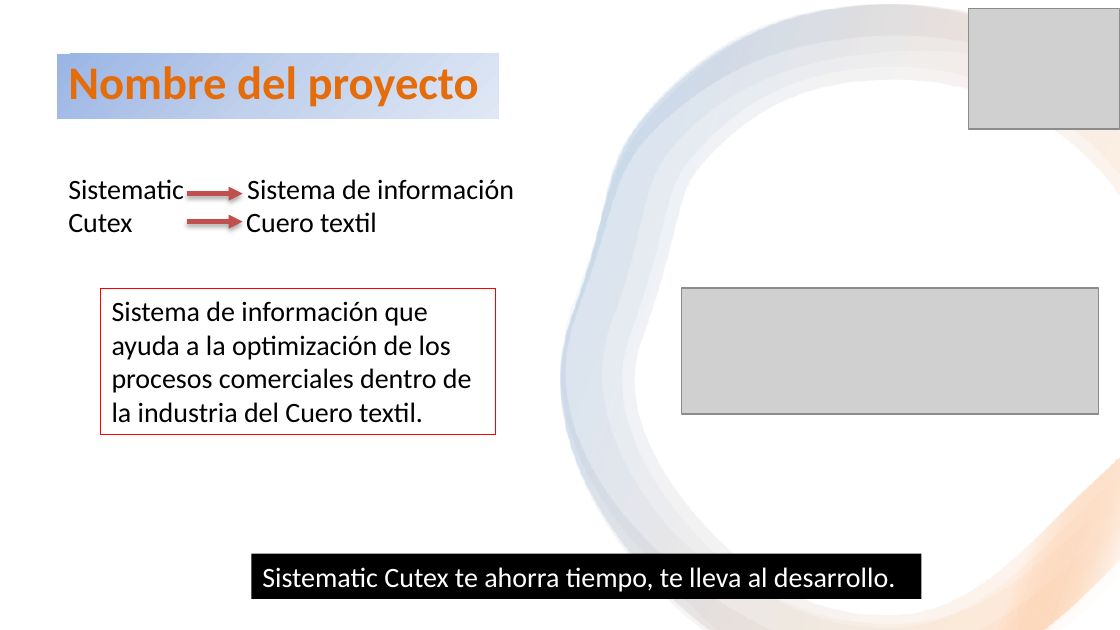
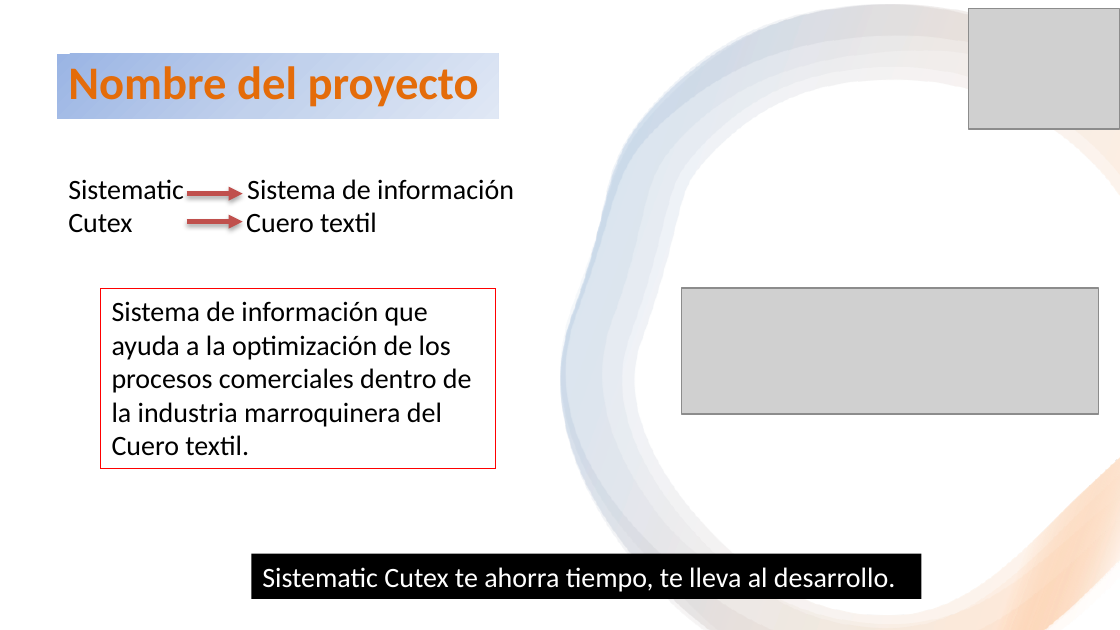
Before and after one commit to kamor31232/Proyecto_adsi, a slide deck: slide 2 of App/app_documentacion/1er_trimestre/1_proyecto/1_1_1_presentacion_proyecto.pptx. Drawn at 1120x630 pixels with LibreOffice and Linux fonts; fonts in the diff are those of the drawing; grey boxes stand for pictures. Boxes give left, top, right and bottom in pixels: in the first picture for what was removed or moved away, otherwise in the second. Text is boxed around its words. In the diff, an @@ line names an element or a change of style, - is before the commit and + after.

```diff
--- a/App/app_documentacion/1er_trimestre/1_proyecto/1_1_1_presentacion_proyecto.pptx
+++ b/App/app_documentacion/1er_trimestre/1_proyecto/1_1_1_presentacion_proyecto.pptx
@@ rectangle "Sistema de información que ayuda ...": place and size @@
-rectangle "Sistema de información que ayuda ..." at <box>101,288,496,435</box>
+rectangle "Sistema de información que ayuda ..." at <box>101,288,496,469</box>
@@ text in rectangle at <box>112,301,472,456</box>: text changed @@
-Sistema de información que ayuda a la optimización de los procesos comerciales dentro de la industria del Cuero textil.
+Sistema de información que ayuda a la optimización de los procesos comerciales dentro de la industria marroquinera del Cuero textil.
```
Also in this commit, not shown: 2 other slides changed, 1 slide added.
